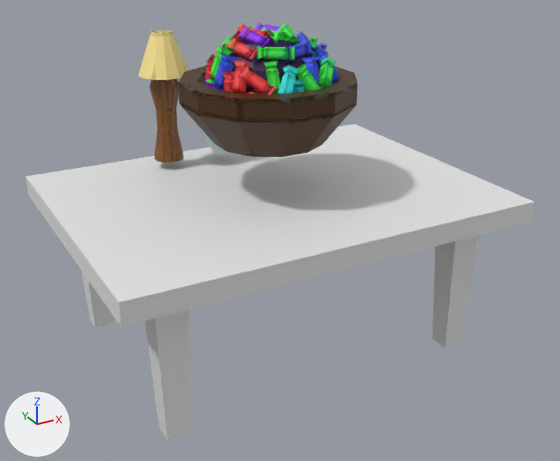
Renders of the FBX model Portfolio Jam Feb 1 2026/Assets/Models/Prop Pack 1.fbx from each side of a commit.
Both versions are drawn from a camera (50 mm lens) standing at (-2.08, -3.92, 2.67) and looking at (0.01, -0.12, 0.77). Lighting does not change. The marker at lower left points along +X, +Y and +Z. Where no turn or scale is listed for an object, it has been applied to the vertices.

Script lines for the objects in view, before the commit:
```python
me_bowl = bpy.data.meshes.new('Bowl')
me_bowl.from_pydata(...)  # 60 vertices, 65 faces; spans x -0.5..0.5, y -0.5..0.5, z 0.0..0.375
me_bowl.materials.append(mat_bowl_png)  # picture img_bowl_png
me_sphere = bpy.data.meshes.new('sphere')
me_sphere.from_pydata(...)  # a UV sphere (12 segments, 6 rings, poles along z) spanning x -0.312..0.312, y -0.312..0.312, z -0.312..0.312
me_sphere.materials.append(mat_candy_png)  # picture img_candy_png
me_table = bpy.data.meshes.new('Table')
me_table.from_pydata(...)  # 50 vertices, 48 faces; spans x -1.25..1.25, y -0.94..0.94, z -0.62..0.38
ob_bowl = bpy.data.objects.new('Bowl', me_bowl)
ob_bowl.location = (0.0, 0.0, 1.312)
ob_sphere = bpy.data.objects.new('sphere', me_sphere)
ob_sphere.location = (0.0, 0.0, 1.625)
ob_table = bpy.data.objects.new('Table', me_table)
ob_table.location = (0.0, 0.0, 0.625)
# also in view: 'Lamp Shade' at (-0.38, 0.69, 1.74); 'Lamp_1' at (-0.38, 0.69, 1.44)
```
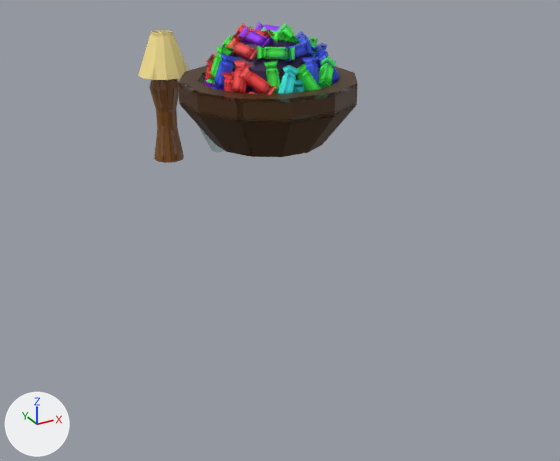
Where the newer file only moved an object's origin or applied its transform, the numbers keep the older frame.

Edits to the bpy script that builds the scene:
```text
Remove ob_table:
    ob_table = bpy.data.objects.new('Table', me_table)
    ob_table.location = (0.0, 0.0, 0.625)
```

Location of each change, (x1, y1, x2, y2) in pixels of the pictures (560 x 461 px):
'Table', deleted: before (25, 124, 534, 440)
